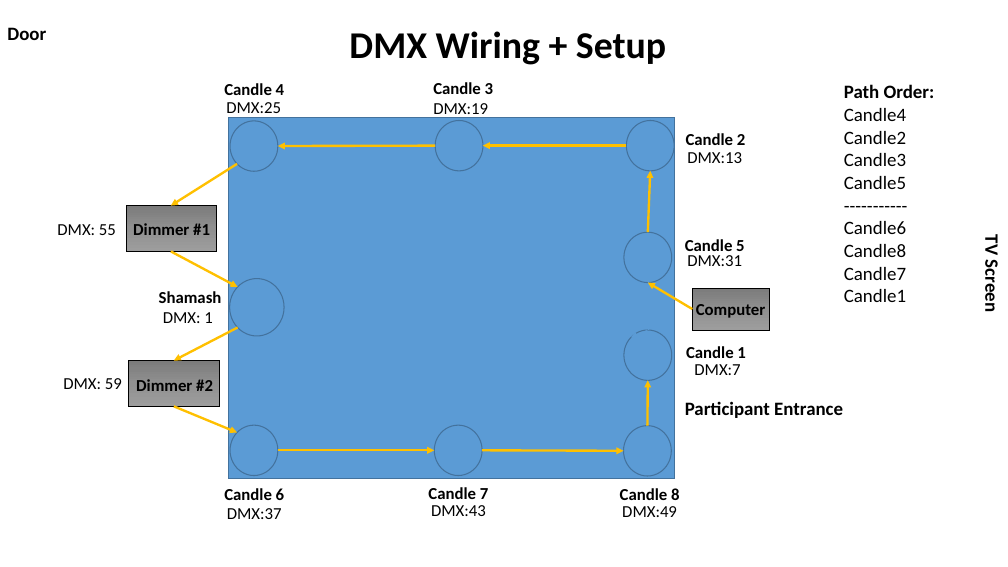
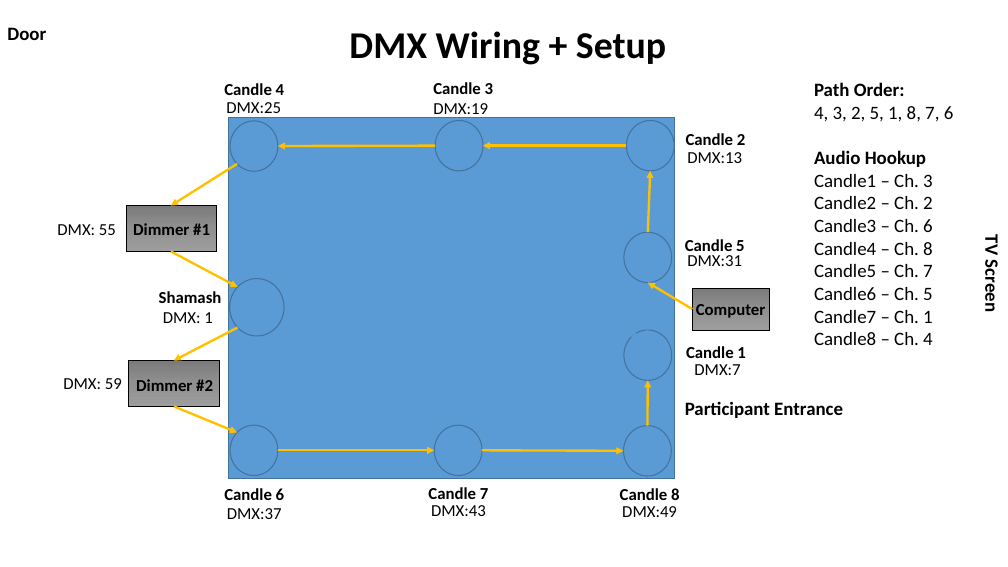
Before and after one commit to mmandel/8Nights2, a slide deck: slide 1 of docs/8Nights2_Lights_Setup.pptx. Drawn at 1008x567 pixels with LibreOffice and Linux fonts; fonts in the diff are those of the drawing. Boxes give left, top, right and bottom in pixels: in the first picture for what was removed or moved away, otherwise in the second. Text is boxed around its words. In the diff, an @@ line names an element or a change of style, - is before the commit and + after.

```diff
--- a/docs/8Nights2_Lights_Setup.pptx
+++ b/docs/8Nights2_Lights_Setup.pptx
@@ text "Path Order:": place and size @@
-text "Path Order:" at (844,84,935,302)
+text "Path Order:" at (814,82,954,345)
@@ text at (814,106,954,345): text changed @@
-Candle4
-Candle2
-Candle3
-Candle5
------------
-Candle6
-Candle8
-Candle7
-Candle1
+4, 3, 2, 5, 1, 8, 7, 6
+Audio Hookup
+Candle1 – Ch. 3
+Candle2 – Ch. 2
+Candle3 – Ch. 6
+Candle4 – Ch. 8
+Candle5 – Ch. 7
+Candle6 – Ch. 5
+Candle7 – Ch. 1
+Candle8 – Ch. 4
```
Also in this commit, not shown: 17 other files.
